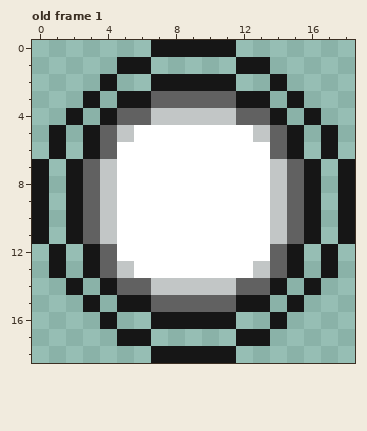
Pixel-art file: Assets/img/orb.ase. The first picture shows the starting point.
19x19 pixels, 1 frame. Colours within 5 levels of each other are drawn and written as one. Shown: old frame 1. The commit also changed other frames, which this record leaves out.
Once edited:
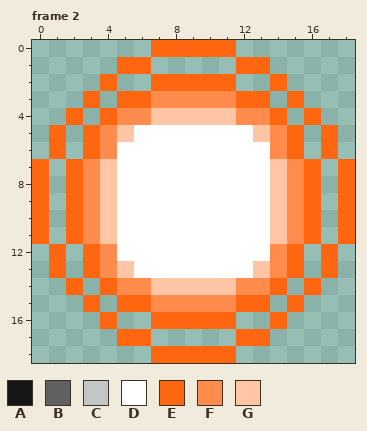
Palette (. is transparent): A #161616  B #616161  C #c2c6c6  D #ffffff  E #ff6610  F #ff8c4c  G #ffc6a6
A new or re-ordered frame is compared with the old frame closest to it.
Diff:
frames 1 -> 14
layer "orb_o" added
layer "Layer 1" removed
Changed rows in their new state; - is an unchanged pixel.
Frame 2 is new; against old frame 1, layer "orb_o":
first column x 0:
 0 -------EEEEE-------
 1 -----EE-----EE-----
 2 ----E--EEEEE--E----
 3 ---E-EEFFFFFEE-E---
 4 --E-EFFGGGGGFFE-E--
 5 -E-EFG-------GFE-E-
 6 -E-EF---------FE-E-
 7 E-EFG---------GFE-E
 8 E-EFG---------GFE-E
 9 E-EFG---------GFE-E
10 E-EFG---------GFE-E
11 E-EFG---------GFE-E
12 -E-EF---------FE-E-
13 -E-EFG-------GFE-E-
14 --E-EFFGGGGGFFE-E--
15 ---E-EEFFFFFEE-E---
16 ----E--EEEEE--E----
17 -----EE-----EE-----
18 -------EEEEE-------
Boxes around the changes in both pictures, in picture pixels (x1, y1, x2, y2):
changed: (32, 40, 355, 363)
